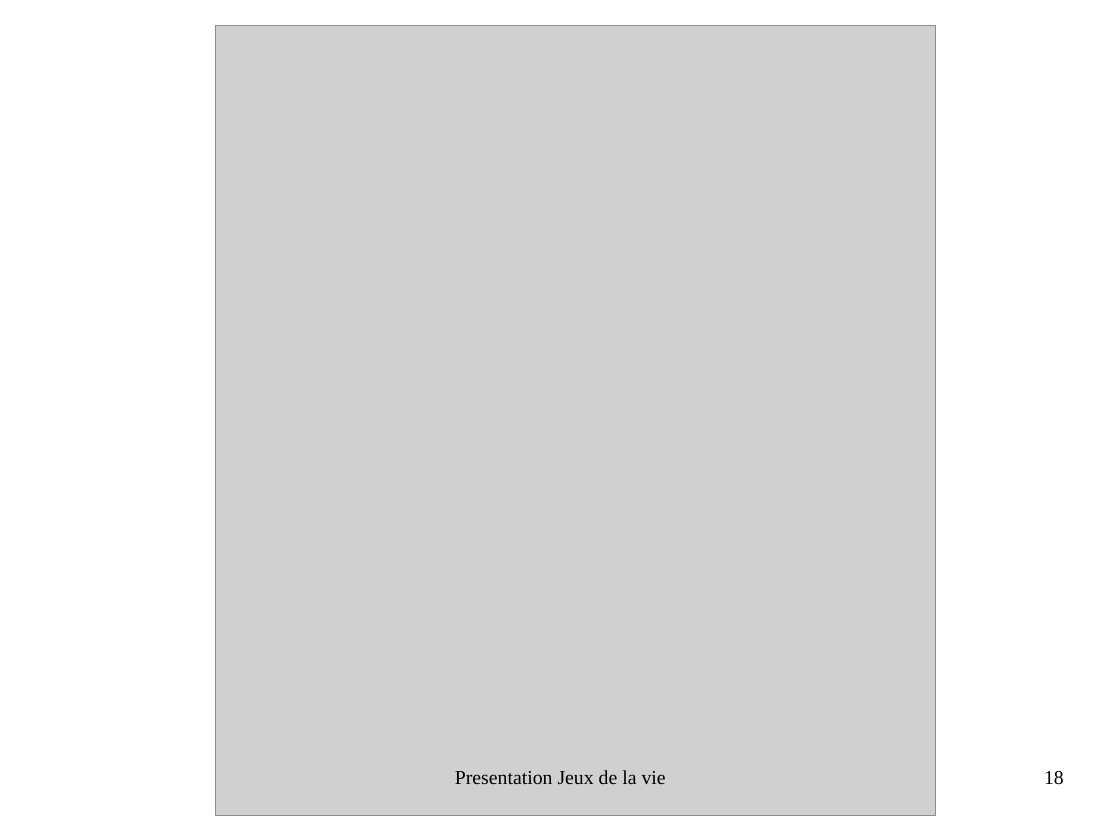
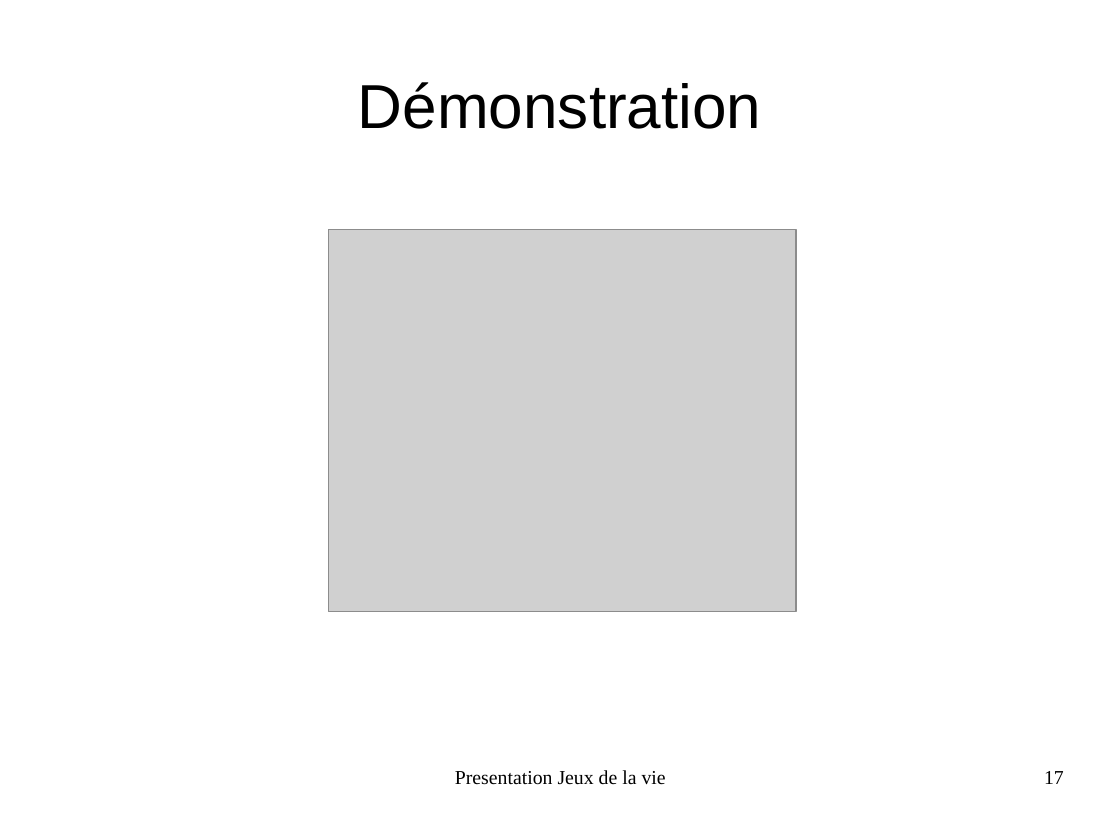
Before and after one commit to FabienInspiron/lifegame, a slide deck: slide 17 of Rapport/Presentation.odp (slide 18 before the commit). Drawn at 1120x840 pixels with LibreOffice and Linux fonts; fonts in the diff are those of the drawing; grey boxes stand for pictures. Boxes give left, top, right and bottom in pixels: in the first picture for what was removed or moved away, otherwise in the second. Text is boxed around its words. In the diff, an @@ line names an element or a change of style, - is before the commit and + after.

```diff
--- a/Rapport/Presentation.odp
+++ b/Rapport/Presentation.odp
@@ title added at (358, 82, 761, 129), 44 pt, text #000000 @@
+Démonstration
@@ picture: place and size @@
-picture at (216, 25, 937, 816)
+picture at (328, 230, 796, 612)
@@ page number at (1044, 771, 1064, 784): text changed @@
-18
+17
```
Also in this commit, not shown: 9 other slides changed, 1 slide removed, 1 other file.
